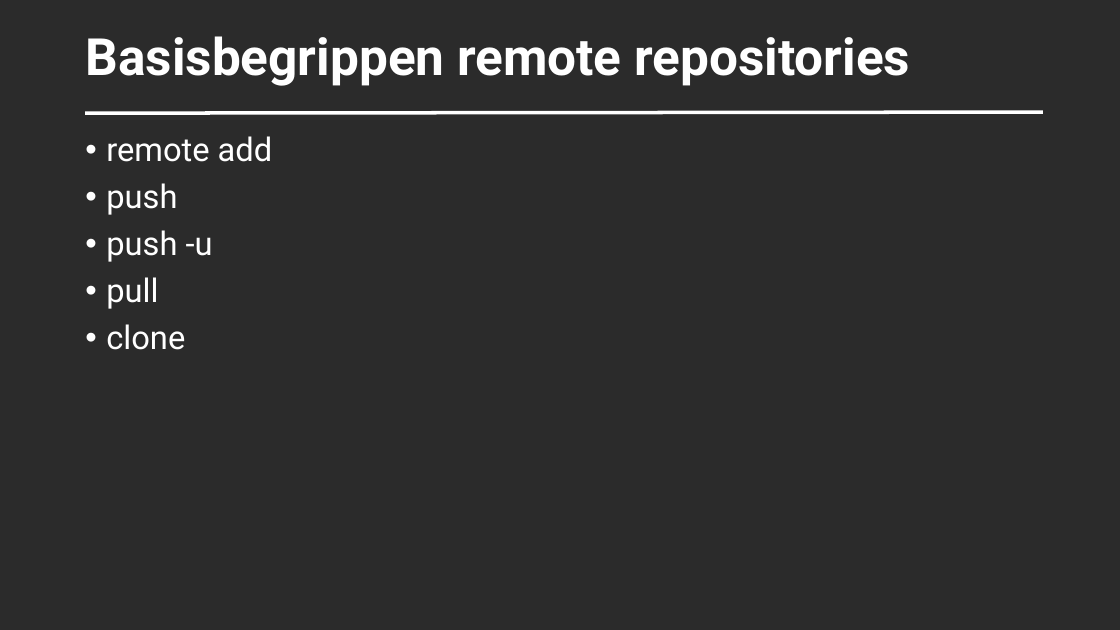
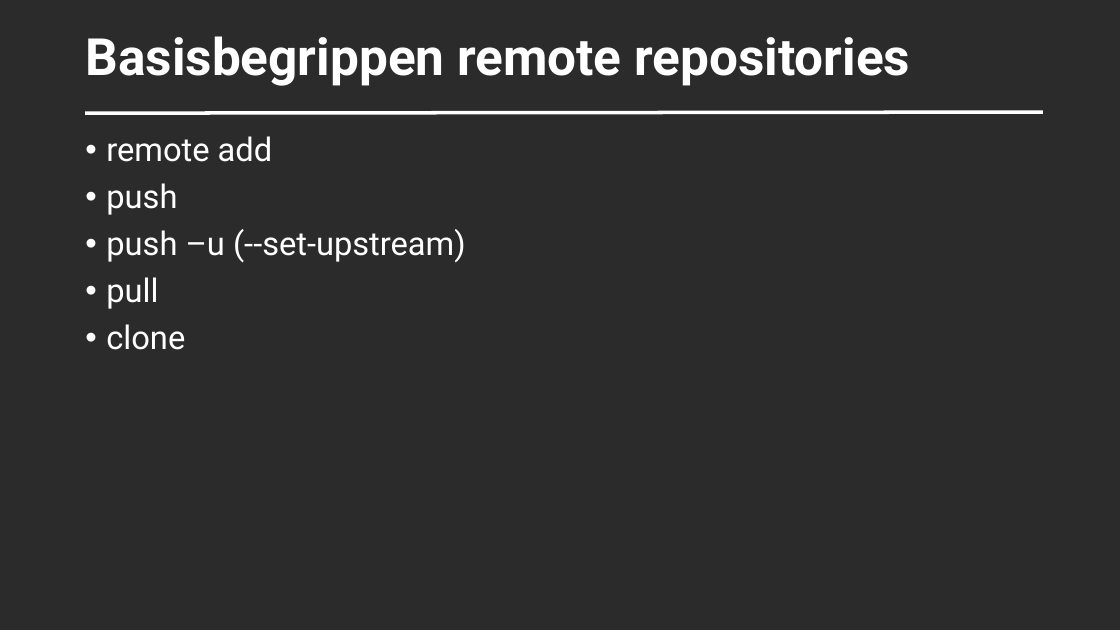
Before and after one commit to SUPERPNL/GIT-Cursus-SxBlue-2026, a slide deck: slide 15 of docs/20261101_gitcursus_SxBlue.pptx. Drawn at 1120x630 pixels with LibreOffice and Linux fonts; fonts in the diff are those of the drawing; background and template pictures are left out; a plain dark background stands for a picture behind light text. Boxes give left, top, right and bottom in pixels: in the first picture for what was removed or moved away, otherwise in the second. Text is boxed around its words. In the diff, an @@ line names an element or a change of style, - is before the commit and + after.

```diff
--- a/docs/20261101_gitcursus_SxBlue.pptx
+++ b/docs/20261101_gitcursus_SxBlue.pptx
@@ text at bbox=[106, 229, 466, 263]: text changed @@
-• push -u
+• push –u (--set-upstream)
```
Also in this commit, not shown: 6 other slides changed, 11 slides removed, 1 other file.
